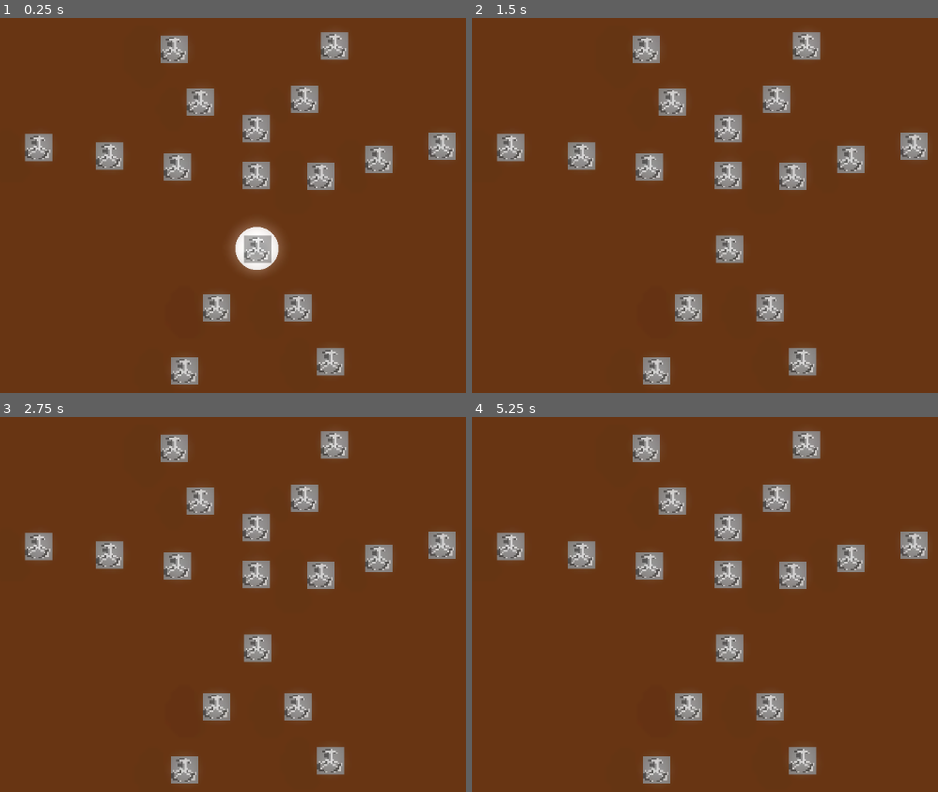
Above: before the commit, frames 1-4 (two rows, left to right).
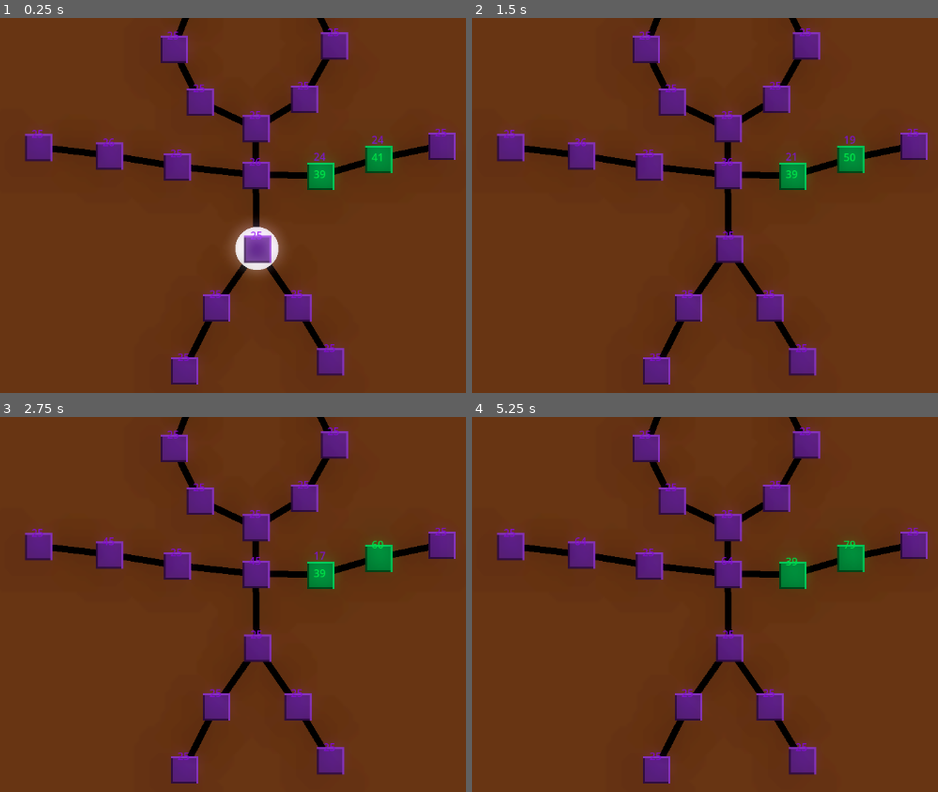
Above: after the commit, the same moments.

Repository: syshotdev/RiskyStrats
Game: Godot game, scene res://main.tscn
Two runs of this game, one before a commit and one after it. Both use one fixed random seed, a clock stepped at 60 frames per second and the inputs below.
Inputs (mouse positions are in pixels of both pictures, inside the frame that each line leads up to):
- Up to frame 1 (0.25 s): no input
- Up to frame 2 (1.5 s): tap Enter at 0.5 s; move the mouse to (896, 209) at 0.52 s; tap Q (Tier1) at 0.6 s; click (896, 209) at 0.67 s; tap Space at 1.25 s; move the mouse to (579, 250) at 1.27 s; tap W (Tier2) at 1.35 s; click (579, 250) at 1.42 s
- Up to frame 3 (2.75 s): tap Enter at 2 s; move the mouse to (330, 537) at 2.02 s; tap E (Tier3) at 2.1 s; click (330, 537) at 2.17 s
- Up to frame 4 (5.25 s): tap Space at 2.75, 4.25 s; move the mouse to (691, 713) at 2.77 s; tap R (Tier4) at 2.85 s; click (691, 713) at 2.92 s; tap Enter at 3.5 s; move the mouse to (outside the picture) at 3.52 s; tap Q (Tier1) at 3.6 s; click (outside the picture) at 3.67 s; move the mouse to (504, 563) at 4.27 s; tap W (Tier2) at 4.35 s; click (504, 563) at 4.42 s; move the mouse to (765, 627) at 5.02 s; tap E (Tier3) at 5.1 s; click (765, 627) at 5.17 s

The runs differ from the first frame. In frame 1, 10% of the frame differs, in the area x 5-98%, y 0-98%; in frame 2, 10%; in frame 3, 10%; in frame 4, 10%.
Error before the commit: Parse Error: Cannot find member "buildingType" in base "UnitGenerator". (res://Objects/Selection)

Commit message:
Added changing of sprites and types, but not at start.

Diff:
--- a/Objects/GameNode/ChangeColor.gd
+++ b/Objects/GameNode/ChangeColor.gd
@@ -1,21 +1,31 @@
 extends Control
 
-@onready var colorRect = $ColorRect
 @onready var sprite = $Sprite2D
-@onready var shadow = $Shadow
 @onready var labelBox = $ColorBox
 
 
 func updateColorDisplay(units : Array[Unit]):
 	updateUnitDisplay(units)
 
-# Change sprite to type
-func changeSprite(type : UnitGenerator.buildingType):
-	pass
-
 # Change color of sprite
 func changeColor(color : GameColors.colors):
 	sprite.modulate = GameColors.getColorFromEnum(color)
+
+
+func buildingTypeChanged(type : GameTypes.buildingType):
+	changeSprite(type)
+
+
+# Change sprite to type
+func changeSprite(type : GameTypes.buildingType):
+	# VERY INNEFICIENT WAY TO LOAD TEXTURES!!
+	# The best way would be to load all of the textures at the start, "load(texture)" and put it into var.
+	# Loading it like this makes it load and recompile everything again every time texture changed,
+	# meaning massive performance hit. But who cares am I right?
+	var newTexture := load(str(GameTypes.getSpriteFromEnum(type)))
+
+	if(sprite != null):
+		sprite.texture = newTexture
 
 
 func updateUnitDisplay(units : Array[Unit]):
--- a/Objects/GameNode/GameNode.gd
+++ b/Objects/GameNode/GameNode.gd
@@ -4,7 +4,7 @@
 
 
 @export var currentColor : GameColors.colors
-@export var currentBuildingType : UnitGenerator.buildingType
+@export var currentBuildingType : GameTypes.buildingType
 
 @export var unitCalculator : UnitCalculator
 @export var unitSender : UnitSender
@@ -49,19 +49,26 @@
 		var neighborBuildingType = neighbor.unitGenerator.currentBuildingType
 
 		# If neighbor == reactor and our color, add 0.5x to our generation speed
-		if(neighborBuildingType == unitGenerator.buildingType.REACTOR):
+		if(neighborBuildingType == GameTypes.reactor):
 			if(neighbor.currentColor == currentColor):
 				numPowerPlants += 1
 
 		# If neighbor == artillery and different color (Enemy color), add one to artillery
-		elif(neighborBuildingType == unitGenerator.buildingType.ARTILLERY):
+		elif(neighborBuildingType == GameTypes.artillery):
 			if(neighbor.currentColor != currentColor):
 				numArtillery += 1
 
 	unitGenerator.setEffectiveness(numPowerPlants)
 
+# For all neighbors, recalculate the influences
+func neighborsRecalculateInfluences():
+	for neighbor in neighbors:
+		neighbor.recalculateInfluences()
+
+
+
 # Changes the building type to specified, and subtracts cost, and returns if success or not
-func buyBuildingType(type : UnitGenerator.buildingType, cost : int) -> bool:
+func buyBuildingType(type : GameTypes.buildingType, cost : int) -> bool:
 	# If not enough units, return
 	if(unitCalculator.unitAmounts[currentColor] <= cost):
 		return false
@@ -72,10 +79,11 @@
 
 	return true
 
-# When changed to powerplant
-func changedToPowerPlant():
-	for node in neighbors:
-		node.recalculateInfluences()
+# Signal sent when the function above changes UnitGenerator's building type
+func buildingTypeChanged(type : GameTypes.buildingType):
+	# If we're a powerplant, send out a signal to update other nodes
+	if(type == GameTypes.reactor):
+		neighborsRecalculateInfluences()
 
 # When captured
 func selfCaptured():
--- a/Objects/GameNode/UnitGenerator.gd
+++ b/Objects/GameNode/UnitGenerator.gd
@@ -2,7 +2,7 @@
 
 class_name UnitGenerator
 
-signal changedToPowerPlant()
+signal buildingTypeChanged(type : GameTypes.buildingType)
 
 @export var parent : GameNode
 
@@ -33,10 +33,5 @@
 
 
 func changeBuildingType(newType : GameTypes.buildingType):
-	# Code for switching sprites based on type
-	# Maybe also updating neighbor nodes that they have powerplant next to them
 	currentBuildingType = newType
-
-	# If we're a powerplant, send out a signal to update other nodes
-	if(currentBuildingType == GameTypes.reactor):
-		changedToPowerPlant.emit()
+	buildingTypeChanged.emit(newType)
--- a/Objects/GameNode/node.tscn
+++ b/Objects/GameNode/node.tscn
@@ -7,7 +7,7 @@
 [ext_resource type="Script" path="res://Objects/GameNode/Select.gd" id="3_pq1u5"]
 [ext_resource type="Script" path="res://Useful scripts/ShapeVisualizer.gd" id="5_wid6i"]
 [ext_resource type="Script" path="res://Objects/GameNode/ChangeColor.gd" id="7_b3igk"]
-[ext_resource type="Texture2D" uid="uid://buijt6m441wxa" path="res://Sprites/Artillery.png" id="8_u6wgj"]
+[ext_resource type="Texture2D" uid="uid://oc8t8fo7664r" path="res://Sprites/Node.png" id="8_cwwdh"]
 
 [sub_resource type="RectangleShape2D" id="RectangleShape2D_kh0e4"]
 size = Vector2(40, 40)
@@ -67,7 +67,7 @@
 texture_filter = 1
 position = Vector2(21, 21)
 scale = Vector2(1.3125, 1.3125)
-texture = ExtResource("8_u6wgj")
+texture = ExtResource("8_cwwdh")
 
 [node name="ColorBox" type="VBoxContainer" parent="ColorManager"]
 layout_mode = 1
@@ -81,7 +81,8 @@
 grow_horizontal = 2
 grow_vertical = 2
 
-[connection signal="changedToPowerPlant" from="UnitGenerator" to="." method="changedToPowerPlant"]
+[connection signal="buildingTypeChanged" from="UnitGenerator" to="." method="buildingTypeChanged"]
+[connection signal="buildingTypeChanged" from="UnitGenerator" to="ColorManager" method="buildingTypeChanged"]
 [connection signal="ready" from="UnitGenerator" to="." method="onUnitGeneratorReady"]
 [connection signal="addColorToDisplay" from="UnitCalculator" to="ColorManager" method="updateColorDisplay"]
 [connection signal="changeNodeColor" from="UnitCalculator" to="ColorManager" method="changeColor"]
--- a/Objects/Map/man_map.tscn
+++ b/Objects/Map/man_map.tscn
@@ -14,68 +14,102 @@
 [node name="GameNode" parent="Nodes" instance=ExtResource("2_4rc3m")]
 position = Vector2(0, 30)
 currentColor = 7
+currentBuildingType = 0
 
 [node name="GameNode6" parent="Nodes" instance=ExtResource("2_4rc3m")]
 position = Vector2(-2, -83)
+currentColor = 0
 currentBuildingType = 2
 
 [node name="GameNode7" parent="Nodes" instance=ExtResource("2_4rc3m")]
 position = Vector2(-2, -155)
+currentColor = 0
+currentBuildingType = 0
 
 [node name="GameNode18" parent="Nodes" instance=ExtResource("2_4rc3m")]
 position = Vector2(-123, -96)
+currentColor = 0
 currentBuildingType = 4
 
 [node name="GameNode19" parent="Nodes" instance=ExtResource("2_4rc3m")]
 position = Vector2(-227, -113)
+currentColor = 0
 currentBuildingType = 2
 
 [node name="GameNode20" parent="Nodes" instance=ExtResource("2_4rc3m")]
 position = Vector2(-336, -126)
+currentColor = 0
+currentBuildingType = 0
 
 [node name="GameNode15" parent="Nodes" instance=ExtResource("2_4rc3m")]
 position = Vector2(97, -82)
+currentColor = 0
 currentBuildingType = 4
 
 [node name="GameNode16" parent="Nodes" instance=ExtResource("2_4rc3m")]
 position = Vector2(186, -108)
+currentColor = 0
 currentBuildingType = 2
 
 [node name="GameNode17" parent="Nodes" instance=ExtResource("2_4rc3m")]
 position = Vector2(283, -128)
+currentColor = 0
+currentBuildingType = 0
 
 [node name="GameNode8" parent="Nodes" instance=ExtResource("2_4rc3m")]
 position = Vector2(72, -200)
+currentColor = 0
+currentBuildingType = 0
 
 [node name="GameNode9" parent="Nodes" instance=ExtResource("2_4rc3m")]
 position = Vector2(118, -282)
+currentColor = 0
+currentBuildingType = 0
 
 [node name="GameNode10" parent="Nodes" instance=ExtResource("2_4rc3m")]
 position = Vector2(79, -362)
+currentColor = 0
+currentBuildingType = 0
 
 [node name="GameNode11" parent="Nodes" instance=ExtResource("2_4rc3m")]
 position = Vector2(-2, -394)
+currentColor = 0
+currentBuildingType = 0
 
 [node name="GameNode12" parent="Nodes" instance=ExtResource("2_4rc3m")]
 position = Vector2(-94, -364)
+currentColor = 0
+currentBuildingType = 0
 
 [node name="GameNode13" parent="Nodes" instance=ExtResource("2_4rc3m")]
 position = Vector2(-128, -277)
+currentColor = 0
+currentBuildingType = 0
 
 [node name="GameNode14" parent="Nodes" instance=ExtResource("2_4rc3m")]
 position = Vector2(-88, -196)
+currentColor = 0
+currentBuildingType = 0
 
 [node name="GameNode2" parent="Nodes" instance=ExtResource("2_4rc3m")]
 position = Vector2(62, 120)
+currentColor = 0
+currentBuildingType = 0
 
 [node name="GameNode3" parent="Nodes" instance=ExtResource("2_4rc3m")]
 position = Vector2(112, 203)
+currentColor = 0
+currentBuildingType = 0
 
 [node name="GameNode4" parent="Nodes" instance=ExtResource("2_4rc3m")]
 position = Vector2(-63, 120)
+currentColor = 0
+currentBuildingType = 0
 
 [node name="GameNode5" parent="Nodes" instance=ExtResource("2_4rc3m")]
 position = Vector2(-112, 217)
+currentColor = 0
+currentBuildingType = 0
 
 [node name="Roads" type="Node2D" parent="."]
 
--- a/Objects/Selection stuff/BuyMenu.gd
+++ b/Objects/Selection stuff/BuyMenu.gd
@@ -7,10 +7,10 @@
 
 # All of the building costs (for purposes)
 var buildingCosts : Dictionary = {
-	UnitGenerator.buildingType.FACTORY : 500,
-	UnitGenerator.buildingType.REACTOR : 2500,
-	UnitGenerator.buildingType.FORT : 500,
-	UnitGenerator.buildingType.ARTILLERY : 5000,
+	GameTypes.buildingType.FACTORY : 500,
+	GameTypes.buildingType.REACTOR : 2500,
+	GameTypes.buildingType.FORT : 500,
+	GameTypes.buildingType.ARTILLERY : 5000,
 }
 
 var buttonTypes : Dictionary = {} # Key: button, Value: buildingType
@@ -36,11 +36,11 @@
 		verticalOptions.add_child(button)
 
 # Makes a button with text of "buttonText" and inits some other stuff
-func generateButton(type : UnitGenerator.buildingType, buttonCost : int) -> Button:
+func generateButton(type : GameTypes.buildingType, buttonCost : int) -> Button:
 	var button : Button = Button.new()
 
 	# Horrible one liner, but simple in that turns "type" into string (1 or 4 to FORT), lowercase, then capitalize first letter
-	var buttonName = str(UnitGenerator.buildingType.keys()[type]).to_lower().capitalize()
+	var buttonName = str(GameTypes.buildingType.keys()[type]).to_lower().capitalize()
 	button.text = buttonName + " cost: " + str(buttonCost)
 
 	return button
@@ -50,7 +50,7 @@
 	tryToBuyType(buttonTypes[button])
 
 # Try to buy the type
-func tryToBuyType(type : UnitGenerator.buildingType):
+func tryToBuyType(type : GameTypes.buildingType):
 	var cost : int = buildingCosts[type]
 
 	if(currentNode == null):
